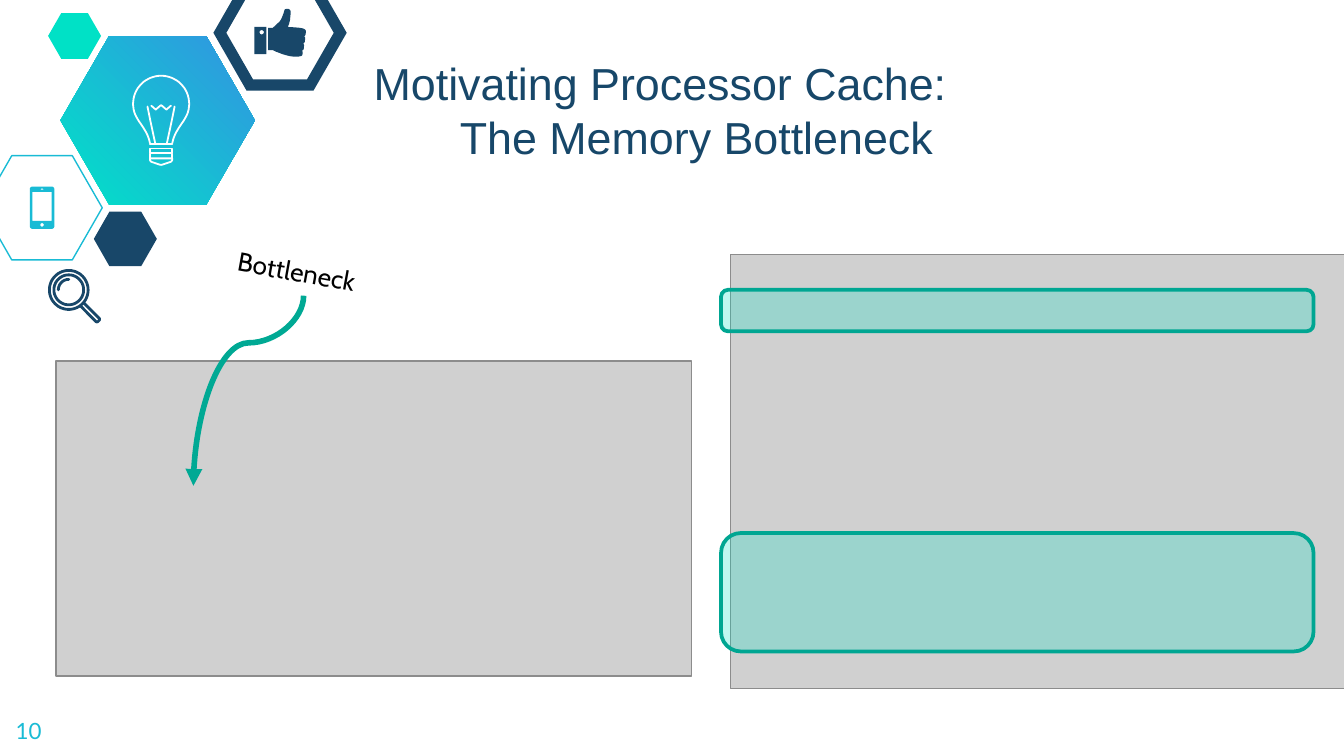
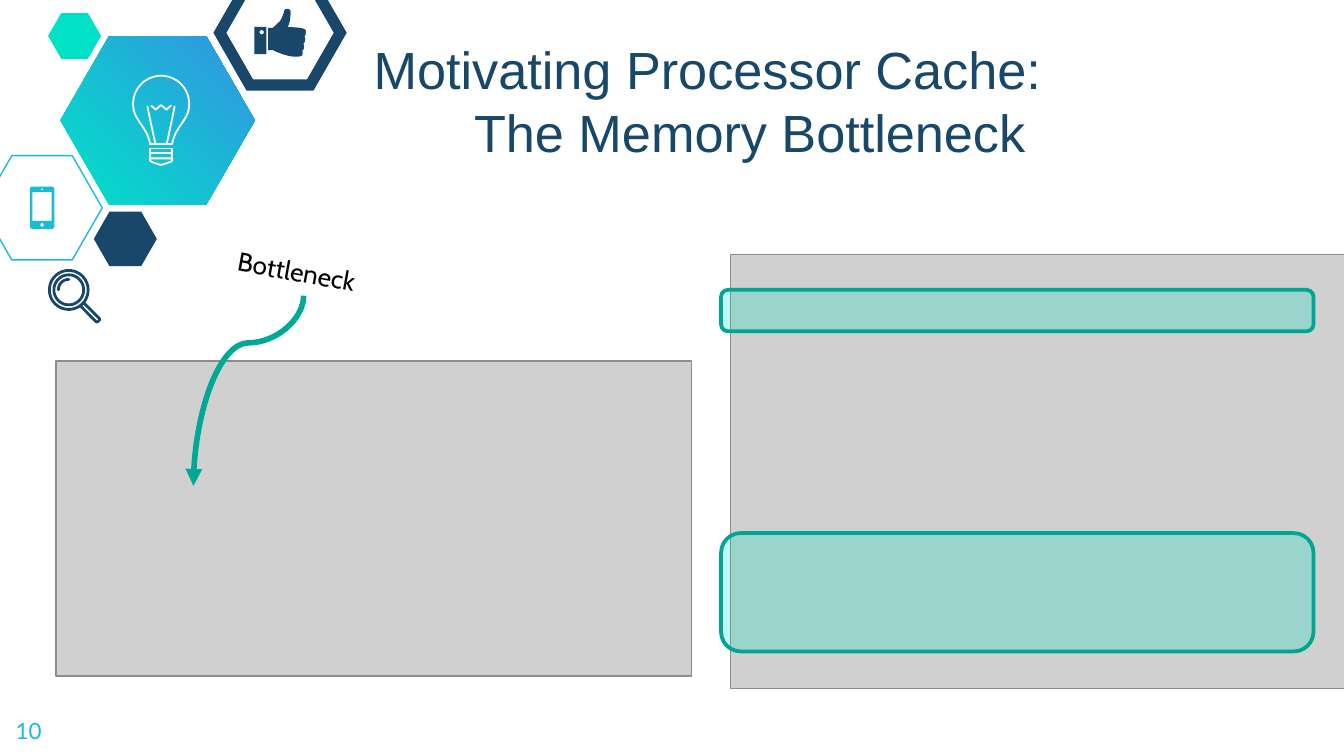
Before and after one commit to dickinson-comp256/COMP256, a slide deck: slide 10 of docs/materials/03-MachineAbstractions/MA4-S-MemoryAndCache.pptx. Drawn at 1344x756 pixels with LibreOffice and Linux fonts; fonts in the diff are those of the drawing; grey boxes stand for pictures; background and template pictures are left out. Boxes give left, top, right and bottom in pixels: in the first picture for what was removed or moved away, otherwise in the second. Text is boxed around its words. In the diff, an @@ line names an element or a change of style, - is before the commit and + after.

```diff
--- a/docs/materials/03-MachineAbstractions/MA4-S-MemoryAndCache.pptx
+++ b/docs/materials/03-MachineAbstractions/MA4-S-MemoryAndCache.pptx
@@ title "Motivating Processor Cache: The Memory ..." at [374, 51, 1040, 162]: size 24 to 28 pt @@
```
Also in this commit, not shown: 1 other slide changed.
